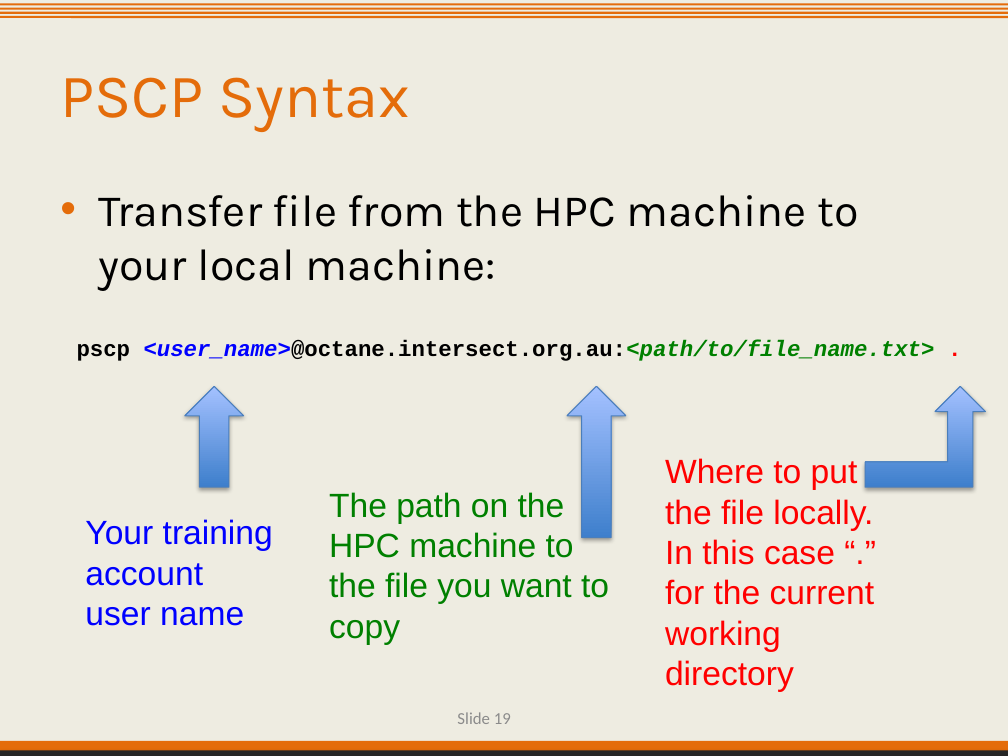
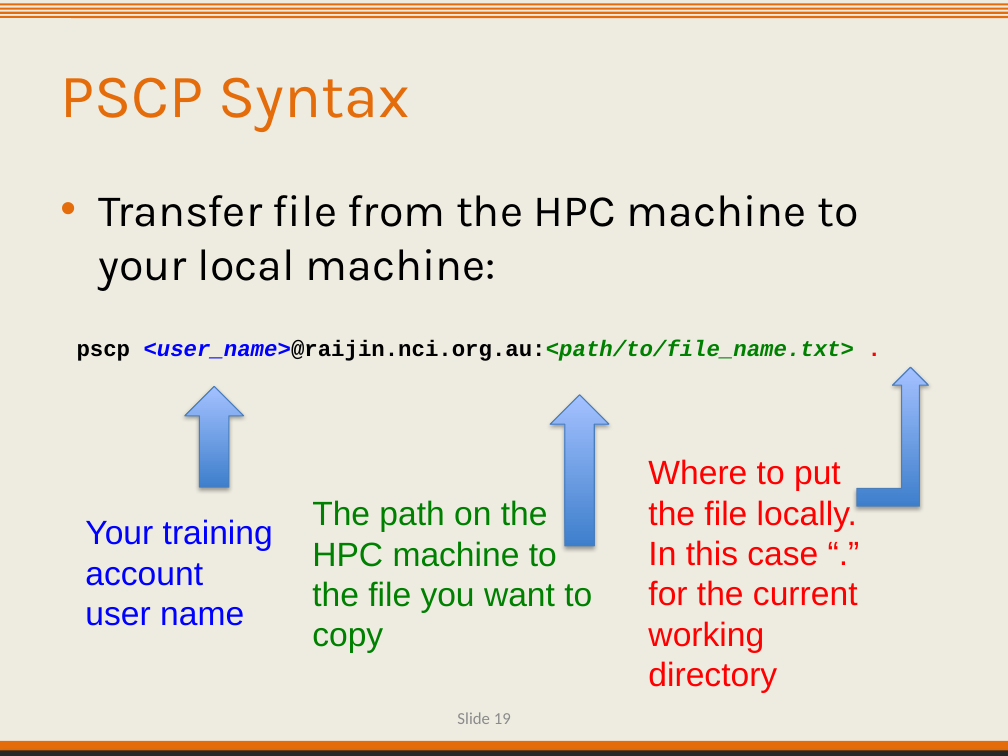
Before and after one commit to IntersectAustralia/TrainingMaterials, a slide deck: slide 19 of hpc1/02 Data - Slides.pptx. Drawn at 1008x756 pixels with LibreOffice and Linux fonts; fonts in the diff are those of the drawing; background and template pictures are left out. Boxes give left, top, right and bottom in pixels: in the first picture for what was removed or moved away, otherwise in the second. Text is boxed around its words. In the diff, an @@ line names an element or a change of style, - is before the commit and + after.

Commit message:
Modified HPC1 slides (both pptx and pdf versions) for Raijin course

```diff
--- a/hpc1/02 Data - Slides.pptx
+++ b/hpc1/02 Data - Slides.pptx
@@ text at box(77, 340, 855, 361): text changed @@
-pscp <user_name>@octane.intersect.org.au:<path/to/file_name.txt> .
+pscp <user_name>@raijin.nci.org.au:<path/to/file_name.txt> .
@@ bent up arrow: place and size @@
-bent up arrow at box(865, 386, 985, 487)
+bent up arrow at box(857, 367, 928, 506)
@@ up arrow: place and size @@
-up arrow at box(566, 386, 625, 537)
+up arrow at box(550, 395, 609, 546)
@@ text "Where to put the file ...": place and size @@
-text "Where to put the file ..." at box(665, 458, 875, 692)
+text "Where to put the file ..." at box(648, 459, 858, 693)
@@ text "The path on the HPC ...": place and size @@
-text "The path on the HPC ..." at box(329, 492, 609, 645)
+text "The path on the HPC ..." at box(312, 500, 592, 653)
```
Also in this commit, not shown: 12 other slides changed, 1 slide removed, 5 other files.
